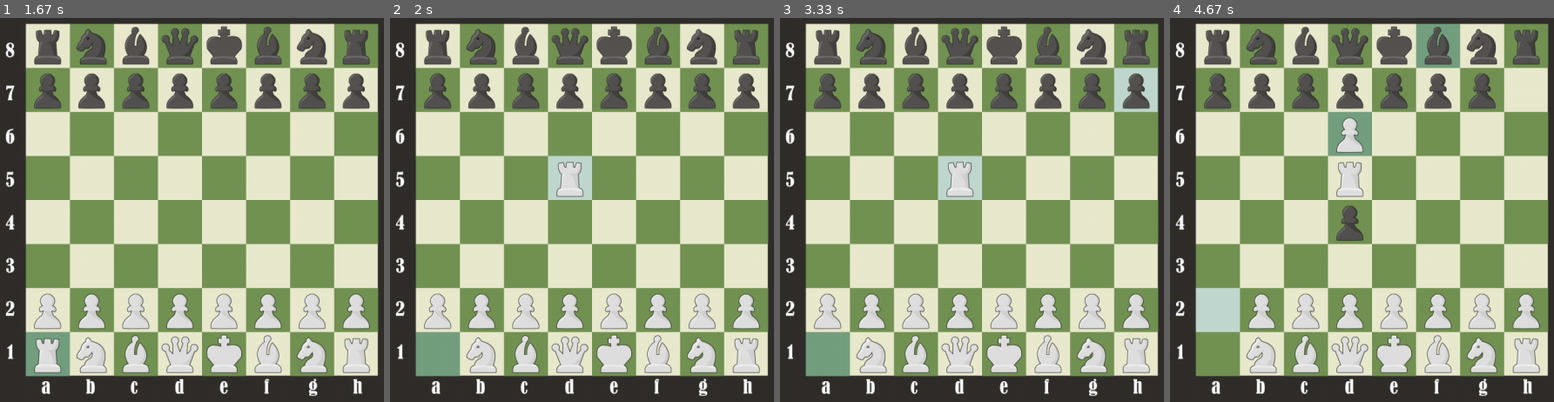
Above: before the commit, frames 1-4 (left to right).
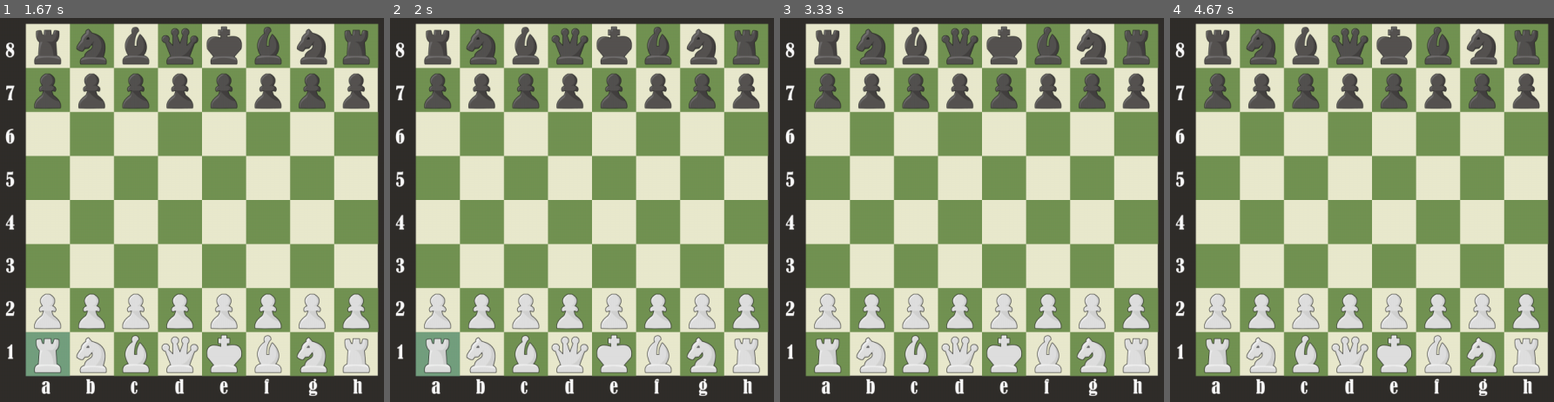
Above: after the commit, the same moments.

Repository: JohnPullmann/ChessPygame
Game: pygame game, started from game.py
Two runs of this game, one before a commit and one after it. Both use one fixed random seed, a clock stepped at 60 frames per second and the inputs below.
Inputs (mouse positions are in pixels of both pictures, inside the frame that each line leads up to):
- Up to frame 1 (1.67 s): press the mouse at (outside the picture) at 0.37 s; move the mouse to (outside the picture) at 0.47 s; release the mouse at (65, 302) at 0.6 s; click (38, 363) at 1.28 s; press the mouse at (203, 198) at 1.6 s
- Up to frame 2 (2 s): move the mouse to (585, 179) at 1.7 s; release the mouse at (578, 160) at 1.83 s
- Up to frame 3 (3.33 s): click (1133, 106) at 3.08 s
- Up to frame 4 (4.67 s): press the mouse at (1523, 106) at 3.4 s; move the mouse to (1434, 160) at 3.5 s; release the mouse at (1350, 213) at 3.63 s; click (1235, 290) at 3.75 s; press the mouse at (1373, 198) at 4.07 s; move the mouse to (1369, 175) at 4.17 s; release the mouse at (1365, 148) at 4.3 s; click (1442, 48) at 4.42 s

Frame 1 is identical in both runs. In frame 2, 1.5% of the frame differs, in the area x 8-53%, y 36-93%; in frame 3, 3.2%; in frame 4, 4.9%, in the area x 6-97%, y 1-93%.

Commit message:
Improve movement, pieces have different moves

Diff:
--- a/board.py
+++ b/board.py
@@ -8,13 +8,6 @@
 def coords_to_board_pos(coords) -> tuple:
         row = (coords[0]-Board.position_of_board[0])//(Board.size_of_board/8)
         col = (coords[1]-Board.position_of_board[1])//(Board.size_of_board/8)
-
-        #row = row if row >= 0 else 0
-        #row = row if row < 8 else 7
-        #col = col if col >= 0 else 0
-        #col = col if col < 8 else 7
-
-        #return (int(col), int(row))
 
         if 8 > col >= 0 and 8 > row >= 0:
             return (int(col), int(row))
@@ -99,8 +92,8 @@
 
         #print(f"Board: {self.board}")
 
-        Board.player1 = Player("Player1", "white") # player options can be changed later
-        Board.player2 = Player("Player2", "black") # player options can be changed later
+        Board.player1 = Player("Player1", "white", "Player") # player options can be changed later
+        Board.player2 = Player("Player2", "black", "Player") # player options can be changed later
         if Board.player1.color == "white":
             Board.player_on_turn = Board.player1
         elif Board.player2.color == "white":
@@ -130,13 +123,14 @@
                     selected_piece.selected = True
                     Board.holding_piece = selected_piece
                     Board.selected_piece = selected_piece
+                    selected_piece.validate_moves(self)
+                    #print(f"Valid moves {selected_piece.type}: {selected_piece.valid_moves}")
                 else:
                     Board.selected_piece = None
                     Board.holding_piece = None
         else:
             Board.selected_piece = None
             Board.holding_piece = None
-
 
 
 
@@ -150,6 +144,8 @@
         self.image_original_size = None # image loaded later
         self.selected = selected
         self.rec = pygame.Rect(*self.coords, self.size, self.size)
+        self.type = None
+        self.valid_moves = [] # updates when spiece selected, [(col, row, attact)]
 
         if self.color == "white":
             Board.white_pieces.append(self)
@@ -157,6 +153,7 @@
             Board.black_pieces.append(self)
         Board.all_pieces.append(self)
 
+
     def isSelected(self) -> bool:
         return self.selected
 
@@ -165,27 +162,54 @@
         self.size = Board.size_of_board/8
         self.rec.update(*self.coords, self.size, self.size)
 
-    def move(self, dest_board_pos) -> bool:
-        if self.board_pos != dest_board_pos:
-            if Board.player_on_turn.color == self.color:
-                print(f"MOVEMENT, {Board.player_on_turn.name}\nFROM: {self.board_pos}  TO: {dest_board_pos}\n")
-
-                if Board.player_on_turn == Board.player1:
-                    Board.player_on_turn = Board.player2
-                elif Board.player_on_turn == Board.player2:
-                    Board.player_on_turn = Board.player1
-                else:
-                    print("Problem!!!, Program didn't switch players!")
-                print(f"Switched players, player on move: {Board.player_on_turn.name}")
-                Board.last_turn = [self.board_pos, dest_board_pos]
-
-                return True
-
+    def move(self, dest_board_pos, game_board: Board) -> bool:
+        if Board.player_on_turn.color != self.color:
+            print(f"You tried to move piece of different color, \nYour color: {Board.player_on_turn.color}, Piece color: {self.color}")
+            return False
+
+        if (dest_board_pos[0], dest_board_pos[1], False) not in self.valid_moves:
+            if (dest_board_pos[0], dest_board_pos[1], True) not in self.valid_moves:
+                print(f"Not valid move!\nFROM: {self.board_pos}  TO: {dest_board_pos}\nValid moves: {self.valid_moves}\n")
+                return False
             else:
-                print(f"You tried to move piece of different color, \nYour color: {Board.player_on_turn.color}, Piece color: {self.color}")
+                self.attack(dest_board_pos, game_board)
+
+
+        print(f"MOVEMENT, {Board.player_on_turn.name}\nFROM: {self.board_pos}  TO: {dest_board_pos}")
+        Board.last_turn = [self.board_pos, dest_board_pos]
+
+        # Switch player on turn
+        if Board.player_on_turn == Board.player1:
+            Board.player_on_turn = Board.player2
+        elif Board.player_on_turn == Board.player2:
+            Board.player_on_turn = Board.player1
         else:
-            print(f"Same board pos, not moved \nFROM: {self.board_pos}  TO: {dest_board_pos}\n")
-        return False
+            print("Problem!!!, Program didn't switch players!")
+        print(f"Switched players, player on move: {Board.player_on_turn.name}\n")
+
+
+        game_board.board[Board.selected_piece.board_pos[0]][Board.selected_piece.board_pos[1]] = None
+        game_board.board[dest_board_pos[0]][dest_board_pos[1]] = Board.selected_piece
+
+        Board.selected_piece.coords = board_pos_to_coords(dest_board_pos)
+        Board.selected_piece.board_pos = dest_board_pos
+        Board.holding_piece = None
+        Board.selected_piece = None
+
+        return True
+
+    def attack(self, dest_board_pos, game_board: Board) -> bool:
+        des_col, des_row = dest_board_pos
+        attacked_piece = game_board.board[des_col][des_row]
+        game_board.board[des_col][des_row] = None
+        white_pieces = []
+        black_pieces = []
+        Board.all_pieces.remove(attacked_piece)
+        if attacked_piece.color == "white":
+            Board.white_pieces.remove(attacked_piece)
+        else:
+            Board.black_pieces.remove(attacked_piece)
+        print(f"{self} attacked {attacked_piece}")
 
     def __repr__(self):
         return f"{self.__class__.__name__}({self.color}, {self.board_pos})"
@@ -195,8 +219,37 @@
     def __init__(self, color: str, board_pos: tuple, selected: bool = False):
         super().__init__(color, board_pos, selected)
         self.type = "Pawn"
-        #print(f"{self.color} Pawn{self.board_pos[1]} position: {self.coords}")
-        #print(f"{self.color} Pawn{self.board_pos[1]} size: {self.size}\n")
+
+    def validate_moves(self, game_board) -> None:
+        # add special move !
+        board = game_board.board
+        now_col, now_row = self.board_pos
+        color_col_mult = 1
+        self.valid_moves = []
+        if self.color == "white":
+            color_col_mult = -1
+
+
+        if board[now_col+(1*color_col_mult)][now_row] == None and 0 <= now_col+(1*color_col_mult) < 8: # one forward
+            self.valid_moves.append((now_col+(1*color_col_mult), now_row, False))
+
+        if board[now_col+(2*color_col_mult)][now_row] == None and 0 <= now_col+(2*color_col_mult) < 8: # first move two forward
+            if now_col == 1 or now_col == 6:
+                self.valid_moves.append((now_col+(2*color_col_mult), now_row, False))
+
+        for move_row_mod, move_col_mod in [(1,1), (-1,1)]: # one up diagonal, one left diagonal
+            des_col = now_col+(move_col_mod*color_col_mult)
+            des_row = now_row+move_row_mod
+            if 0 <= des_col < 8 and 0 <= des_row < 8:
+                des_piece = board[des_col][des_row]
+                if des_piece != None:
+                    attack = True
+                    if des_piece.color == self.color:
+                        continue
+                else:
+                    attack = False
+                if attack == True:
+                    self.valid_moves.append((des_col, des_row, attack))
 
     #def move(self) -> bool:
     #    return True
@@ -206,21 +259,103 @@
     def __init__(self, color: str, board_pos: tuple, selected: bool = False):
         super().__init__(color, board_pos, selected)
         self.type = "Knight"
-
+        self.moves = [(1,2), (2,1), (2,-1), (1,-2), (-1,-2), (-2,-1), (-2,1), (-1,2)]
+
+    def validate_moves(self, game_board) -> None:
+        board = game_board.board
+        now_col, now_row = self.board_pos
+        color_col_mult = 1
+        self.valid_moves = []
+        if self.color == "white":
+            color_col_mult = -1
+
+        for move_row_mod, move_col_mod in self.moves:
+            des_col = now_col+(move_col_mod*color_col_mult)
+            des_row = now_row+move_row_mod
+            if 0 <= des_col < 8 and 0 <= des_row < 8:
+                des_piece = board[des_col][des_row]
+                if des_piece != None:
+                    attack = True
+                    if des_piece.color == self.color:
+                        continue
+                else:
+                    attack = False
+
+                self.valid_moves.append((des_col, des_row, attack))
 
 
 class Bishop(Piece):
     def __init__(self, color: str, board_pos: tuple, selected: bool = False):
         super().__init__(color, board_pos, selected)
         self.type = "Bishop"
-
+        self.moves = [[(1,1), (2,2), (3,3), (4,4), (5,5), (6,6), (7,7)],
+                      [(-1,1), (-2,2), (-3,3), (-4,4), (-5,5), (-6,6), (-7,7)],
+                      [(1,-1), (2,-2), (3,-3), (4,-4), (5,-5), (6,-6), (7,-7)],
+                      [(-1,-1), (-2,-2), (-3,-3), (-4,-4), (-5,-5), (-6,-6), (-7,-7)]]
+
+    def validate_moves(self, game_board) -> None:
+        board = game_board.board
+        now_col, now_row = self.board_pos
+        color_col_mult = 1
+        self.valid_moves = []
+        if self.color == "white":
+            color_col_mult = -1
+
+        for set_of_moves in self.moves:
+            for move_row_mod, move_col_mod in set_of_moves:
+                des_col = now_col+(move_col_mod*color_col_mult)
+                des_row = now_row+move_row_mod
+                if 0 <= des_col < 8 and 0 <= des_row < 8:
+                    des_piece = board[des_col][des_row]
+                    if des_piece != None:
+                        attack = True
+                        if des_piece.color == self.color:
+                            break
+                        self.valid_moves.append((des_col, des_row, attack))
+                        break
+                    else:
+                        attack = False
+
+                    self.valid_moves.append((des_col, des_row, attack))
+                else:
+                    break
 
 
 class Rook(Piece):
     def __init__(self, color: str, board_pos: tuple, selected: bool = False):
         super().__init__(color, board_pos, selected)
         self.type = "Rook"
-
+        self.moves = [[(0,1), (0,2), (0,3), (0,4), (0,5), (0,6), (0,7)],
+                      [(0,-1), (0,-2), (0,-3), (0,-4), (0,-5), (0,-6), (0,-7)],
+                      [(1,0), (2,0), (3,0), (4,0), (5,0), (6,0), (7,0)],
+                      [(-1,0), (-2,0), (-3,0), (-4,0), (-5,0), (-6,0), (-7,0)]]
+
+    def validate_moves(self, game_board) -> None:
+        board = game_board.board
+        now_col, now_row = self.board_pos
+        color_col_mult = 1
+        self.valid_moves = []
+        if self.color == "white":
+            color_col_mult = -1
+
+        for set_of_moves in self.moves:
+            for move_row_mod, move_col_mod in set_of_moves:
+                des_col = now_col+(move_col_mod*color_col_mult)
+                des_row = now_row+move_row_mod
+                if 0 <= des_col < 8 and 0 <= des_row < 8:
+                    des_piece = board[des_col][des_row]
+                    if des_piece != None:
+                        attack = True
+                        if des_piece.color == self.color:
+                            break
+                        self.valid_moves.append((des_col, des_row, attack))
+                        break
+                    else:
+                        attack = False
+
+                    self.valid_moves.append((des_col, des_row, attack))
+                else:
+                    break
 
 
 class King(Piece):
@@ -228,19 +363,82 @@
         super().__init__(color, board_pos, selected)
         self.type = "King"
         self.endangered = False
+        self.moves = [(0,1), (0,-1), (1,0), (-1,0), (1,1), (1,-1), (-1,-1), (-1,1)]
 
     def isEndangered(self) -> bool:
         return self.endangered
 
+    def validate_moves(self, game_board) -> None:
+        # Change valid moves to be only moves that will not put king in danger next turn !!!
+        board = game_board.board
+        now_col, now_row = self.board_pos
+        color_col_mult = 1
+        self.valid_moves = []
+        if self.color == "white":
+            color_col_mult = -1
+
+        for move_row_mod, move_col_mod in self.moves:
+            des_col = now_col+(move_col_mod*color_col_mult)
+            des_row = now_row+move_row_mod
+            if 0 <= des_col < 8 and 0 <= des_row < 8:
+                des_piece = board[des_col][des_row]
+                print("a", des_piece, (move_row_mod, move_col_mod), (des_col, des_row))
+                if des_piece != None:
+                    print("b")
+                    attack = True
+                    if des_piece.color == self.color:
+                        print("c")
+                        continue
+                else:
+                    attack = False
+
+                self.valid_moves.append((des_col, des_row, attack))
 
 
 class Queen(Piece):
     def __init__(self, color: str, board_pos: tuple, selected: bool = False):
         super().__init__(color, board_pos, selected)
         self.type = "Queen"
+        self.moves = [[(1,1), (2,2), (3,3), (4,4), (5,5), (6,6), (7,7)],
+                      [(-1,1), (-2,2), (-3,3), (-4,4), (-5,5), (-6,6), (-7,7)],
+                      [(1,-1), (2,-2), (3,-3), (4,-4), (5,-5), (6,-6), (7,-7)],
+                      [(-1,-1), (-2,-2), (-3,-3), (-4,-4), (-5,-5), (-6,-6), (-7,-7)],
+                      [(0,1), (0,2), (0,3), (0,4), (0,5), (0,6), (0,7)],
+                      [(0,-1), (0,-2), (0,-3), (0,-4), (0,-5), (0,-6), (0,-7)],
+                      [(1,0), (2,0), (3,0), (4,0), (5,0), (6,0), (7,0)],
+                      [(-1,0), (-2,0), (-3,0), (-4,0), (-5,0), (-6,0), (-7,0)]]
+
+    def validate_moves(self, game_board) -> None:
+        board = game_board.board
+        now_col, now_row = self.board_pos
+        color_col_mult = 1
+        self.valid_moves = []
+        if self.color == "white":
+            color_col_mult = -1
+
+        for set_of_moves in self.moves:
+            for move_row_mod, move_col_mod in set_of_moves:
+                des_col = now_col+(move_col_mod*color_col_mult)
+                des_row = now_row+move_row_mod
+                if 0 <= des_col < 8 and 0 <= des_row < 8:
+                    des_piece = board[des_col][des_row]
+                    if des_piece != None:
+                        attack = True
+                        if des_piece.color == self.color:
+                            break
+                        self.valid_moves.append((des_col, des_row, attack))
+                        break
+                    else:
+                        attack = False
+
+                    self.valid_moves.append((des_col, des_row, attack))
+                else:
+                    break
+
 
 
 class Player(Board):
-    def __init__(self, name: str, color: str):
+    def __init__(self, name: str, color: str, type: str):
         self.name = name
         self.color = color
+        self.type = type
--- a/game.py
+++ b/game.py
@@ -51,8 +51,6 @@
         WINDOW.blit(p.image, p.coords)
     if Board.holding_piece != None:
         WINDOW.blit(Board.holding_piece.image, Board.holding_piece.coords)
-
-
 
     pygame.display.update()
 
@@ -111,15 +109,10 @@
         new_board_pos = coords_to_board_pos((mouse_x, mouse_y))
         if new_board_pos != -1:
             new_piece_pos = board_pos_to_coords(new_board_pos)
-            if Board.selected_piece.move(new_board_pos):
+
+            if Board.selected_piece.move(new_board_pos, board):
                 #print(f"Piece drop position: {sel_piece_board_pos}")
-                board.board[Board.selected_piece.board_pos[0]][Board.selected_piece.board_pos[1]] = None
-                board.board[new_board_pos[0]][new_board_pos[1]] = Board.selected_piece
-
-                Board.selected_piece.coords = new_piece_pos
-                Board.selected_piece.board_pos = new_board_pos
-                Board.holding_piece = None
-                Board.selected_piece = None
+                pass
             else:
                 print(f"Piece drop to its old position")
                 Board.selected_piece.coords = board_pos_to_coords(Board.selected_piece.board_pos)
@@ -170,13 +163,13 @@
                 running = False
 
             elif event.type == pygame.WINDOWRESIZED:
-                print("RESIZED")
+                #print("RESIZED")
 
                 resize_window(board)
 
 
             if event.type == pygame.MOUSEBUTTONDOWN:
-                print("\nMouse down")
+                #print("\nMouse down")
                 mouse_x, mouse_y = pygame.mouse.get_pos()
 
                 board.select_piece(mouse_x, mouse_y)
@@ -184,7 +177,7 @@
 
 
             if event.type == pygame.MOUSEBUTTONUP:
-                print("\nMouse up")
+                #print("\nMouse up")
                 mouse_x, mouse_y = pygame.mouse.get_pos()
 
                 selected_piece_drop(mouse_x, mouse_y, board)
